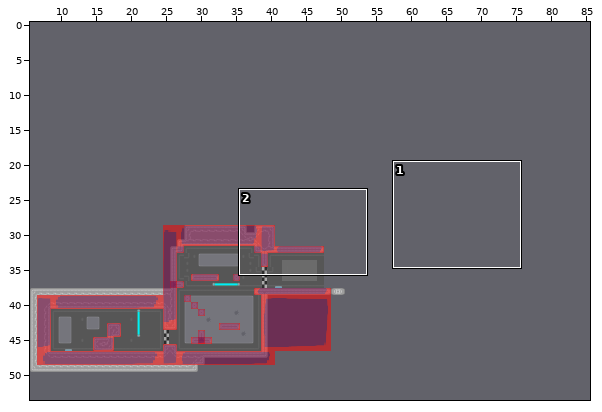
A Tiled map gets an edit: assets/levels/race.tmx. Above, an overview of the earlier version with the close-up marked.
Close-up. Before:
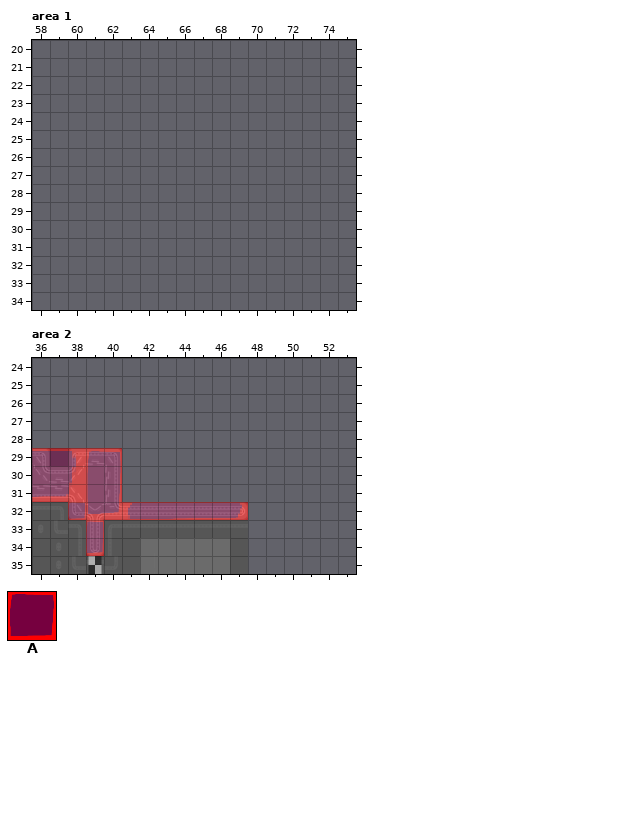
Cells are 64x64 px. Shown: area 1 x 58..75, y 20..34; area 2 x 36..53, y 24..35. The commit also changed other parts of the map, which this record leaves out. The old version is drawn lined up with the new one.
Key: from "alien": A 99.
_ is an empty cell.
Objects are placed by their top-left corner, in cells (3,4 is the top-left corner of cell 3,4); size is 1x1 cell unless given.
Layers that did not change in this view are not listed.
Objects on layer "collisions" before, area 2:
A at 27,29 size 12x3
A at 38,32
A at 39,29 size 2x4
A at 41,32 size 7x1
A at 39,33 size 1x2
And afterwards:
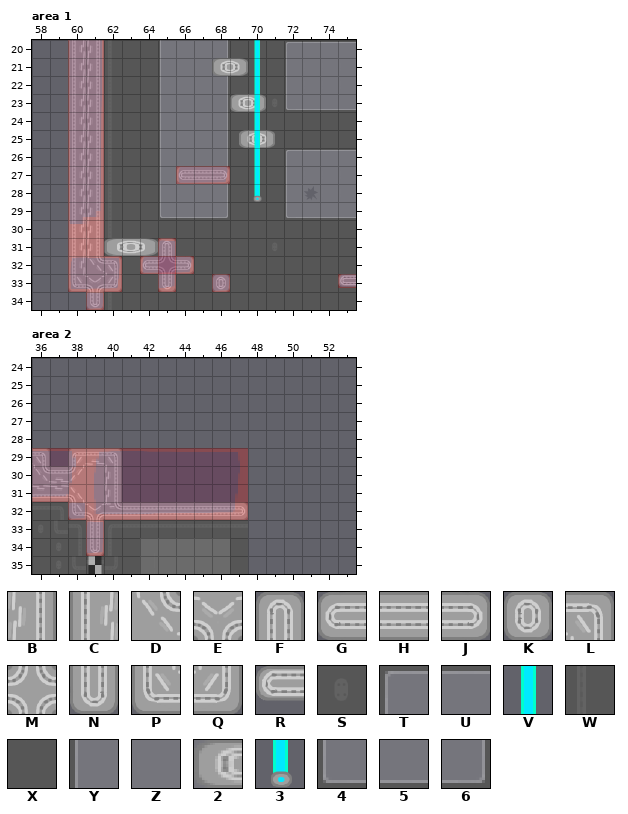
Further tiles: from "alien": B 0, C 1, D 12, E 15, F 20, G 21, H 22, J 23, K 31, L 33, M 35, N 40, P 42, Q 43, R 47, S 53, T 64, U 65, V 70, W 71, X 72, Y 74, Z 75, 2 76, 3 80, 4 84, 5 85, 6 86.
See-through tiles are keyed as they look on the map.
Edits made:
Changed rows in their new state; . is an unchanged cell.
map size 50x36 -> 84x54 cells (old content now starts at 0,15; both pictures use the new coordinates)
layer "collisions" opacity 52% -> 24%
Layer "background", area 1:
first column x 62:
20 WXXYZZ2XXXTUUU
21 WXXYZZ2XXXYZZZ
22 WXXYZZ2XXXYZZZ
23 WXXYZZ2XXS4555
24 WXXYZZ2XXXXXXX
25 WXXYZZ2XXXXXXX
26 WXXYZZ2XXXTUUU
27 WXXYZ.2XXXYZZZ
28 WXXYZZ2XXXY.ZZ
29 WXX4556XXX4555
30 WXXXXXXXXXXXXX
31 WXXXXXXXXSXXXX
32 WXX.XXXXXXXXXX
33 WXXXXXXXXXXXXX
34 WXXXXXXXXXXXXX
Layer "platforms", area 1:
added: K at 68,21 size 2x1
added: K at 69,23 size 2x1
added: K at 69.5,25 size 2x1
added: K at 62,31 size 3x1
Layer "lasers", area 1:
first column x 70:
20 V
21 V
22 V
23 V
24 V
25 V
26 V
27 V
28 3
Layer "walls", area 1:
first column x 60:
20 CB..............
21 CB..............
22 CB..............
23 CB..............
24 CB..............
25 CB..............
26 CB..............
27 CB....GHJ.......
28 CB..............
29 CB..............
30 CB..............
31 CB...F..........
32 CDL.GMJ.........
33 PEQ..N..K......R
34 .N..............
Layer "collisions", area 1:
added: A at 66,27 size 3x1
added: A at 60,9 size 2x23
added: A at 64,32 size 3x1
added: A at 75,33 size 2x0.8
added: A at 68,33
added: A at 65,31 size 1x3
added: A at 60,32 size 3x2
added: A at 61,34
layer "collisions" opacity 52% -> 24%
Layer "collisions", area 2:
changed: A at 39,29 size 2x4 -> A at 39,29 size 9x4
removed: A at 41,32 size 7x1
